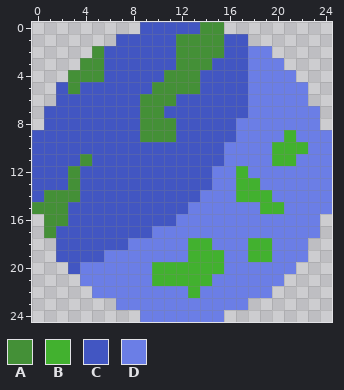
Pixel-art sprite -- assets/Earth.png. Above, as it was before the edit.
Rulers count pixels.
Palette (. is transparent): A #449037  B #42b12f  C #4256c2  D #6b7ee6
Pixels before, first column x 0:
 0 .........CCCCCAA.........
 1 .......CCCCCAAAACC.......
 2 .....ACCCCCCAAAACCDD.....
 3 ....AACCCCCCAAACCCDDD....
 4 ...AAACCCCCAAACCCCDDDD...
 5 ..CACCCCCCAAAACCCCDDDDD..
 6 ..CCCCCCCAAACCCCCCDDDDD..
 7 .CCCCCCCCAACCCCCCCDDDDDD.
 8 .CCCCCCCCAAACCCCCDDDDDDD.
 9 CCCCCCCCCAAACCCCCDDDDBDDD
10 CCCCCCCCCCCCCCCCDDDDBBBDD
11 CCCCACCCCCCCCCCCDDDDBBDDD
12 CCCACCCCCCCCCCCDDBDDDDDDD
13 CCCACCCCCCCCCCCDDBBDDDDDD
14 CAAACCCCCCCCCCDDDBBBDDDDD
15 AAACCCCCCCCCCDDDDDDBBDDDD
16 .AACCCCCCCCCDDDDDDDDDDDD.
17 .ACCCCCCCCDDDDDDDDDDDDDD.
18 ..CCCCCCDDDDDBBDDDBBDDD..
19 ..CCCCDDDDDDDBBBDDBBDDD..
20 ...CDDDDDDBBBBBBDDDDDD...
21 ....DDDDDDBBBBBDDDDDD....
22 .....DDDDDDDDBDDDDDD.....
23 .......DDDDDDDDDDD.......
24 .........DDDDDDD.........
The result:
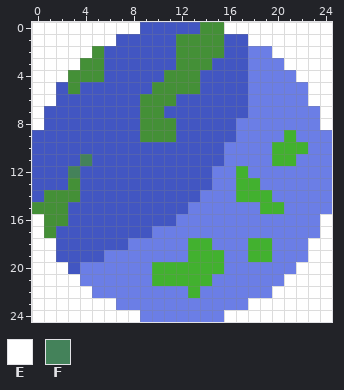
Colours new in this view: E #ffffff  F #44825a
From old to new:
{"change": "file 25x25 -> 50x50 pixels (blocks of 1x1 -> 2x2; one block is one cell here)"}
{"y":0,"x":0,"old":".........","new":"EEEEEEEEE"}
{"y":0,"x":16,"old":".........","new":"EEEEEEEEE"}
{"y":1,"x":0,"old":".......","new":"EEEEEEE"}
{"y":1,"x":18,"old":".......","new":"EEEEEEE"}
{"y":2,"x":0,"old":".....","new":"EEEEE"}
{"y":2,"x":20,"old":".....","new":"EEEEE"}
{"y":3,"x":0,"old":"....","new":"EEEE"}
{"y":3,"x":21,"old":"....","new":"EEEE"}
{"y":4,"x":0,"old":"...","new":"EEE"}
{"y":4,"x":22,"old":"...","new":"EEE"}
{"y":5,"x":0,"old":"..","new":"EE"}
{"y":5,"x":23,"old":"..","new":"EE"}
{"y":6,"x":0,"old":"..","new":"EE"}
{"y":6,"x":23,"old":"..","new":"EE"}
{"y":7,"x":0,"old":".","new":"E"}
{"y":7,"x":24,"old":".","new":"E"}
{"y":8,"x":0,"old":".","new":"E"}
{"y":8,"x":24,"old":".","new":"E"}
{"y":11,"x":4,"old":"A","new":"F"}
{"y":12,"x":3,"old":"A","new":"F"}
{"y":16,"x":0,"old":".","new":"E"}
{"y":16,"x":24,"old":".","new":"E"}
{"y":17,"x":0,"old":".","new":"E"}
{"y":17,"x":24,"old":".","new":"E"}
{"y":18,"x":0,"old":"..","new":"EE"}
{"y":18,"x":23,"old":"..","new":"EE"}
{"y":19,"x":0,"old":"..","new":"EE"}
{"y":19,"x":23,"old":"..","new":"EE"}
{"y":20,"x":0,"old":"...","new":"EEE"}
{"y":20,"x":22,"old":"...","new":"EEE"}
{"y":21,"x":0,"old":"....","new":"EEEE"}
{"y":21,"x":21,"old":"....","new":"EEEE"}
{"y":22,"x":0,"old":".....","new":"EEEEE"}
{"y":22,"x":20,"old":".....","new":"EEEEE"}
{"y":23,"x":0,"old":".......","new":"EEEEEEE"}
{"y":23,"x":18,"old":".......","new":"EEEEEEE"}
{"y":24,"x":0,"old":".........","new":"EEEEEEEEE"}
{"y":24,"x":16,"old":".........","new":"EEEEEEEEE"}
{"label":"changed","picture_box":[32,22,140,322]}
{"label":"added","picture_box":[224,22,332,130]}
{"label":"added","picture_box":[224,214,332,322]}
